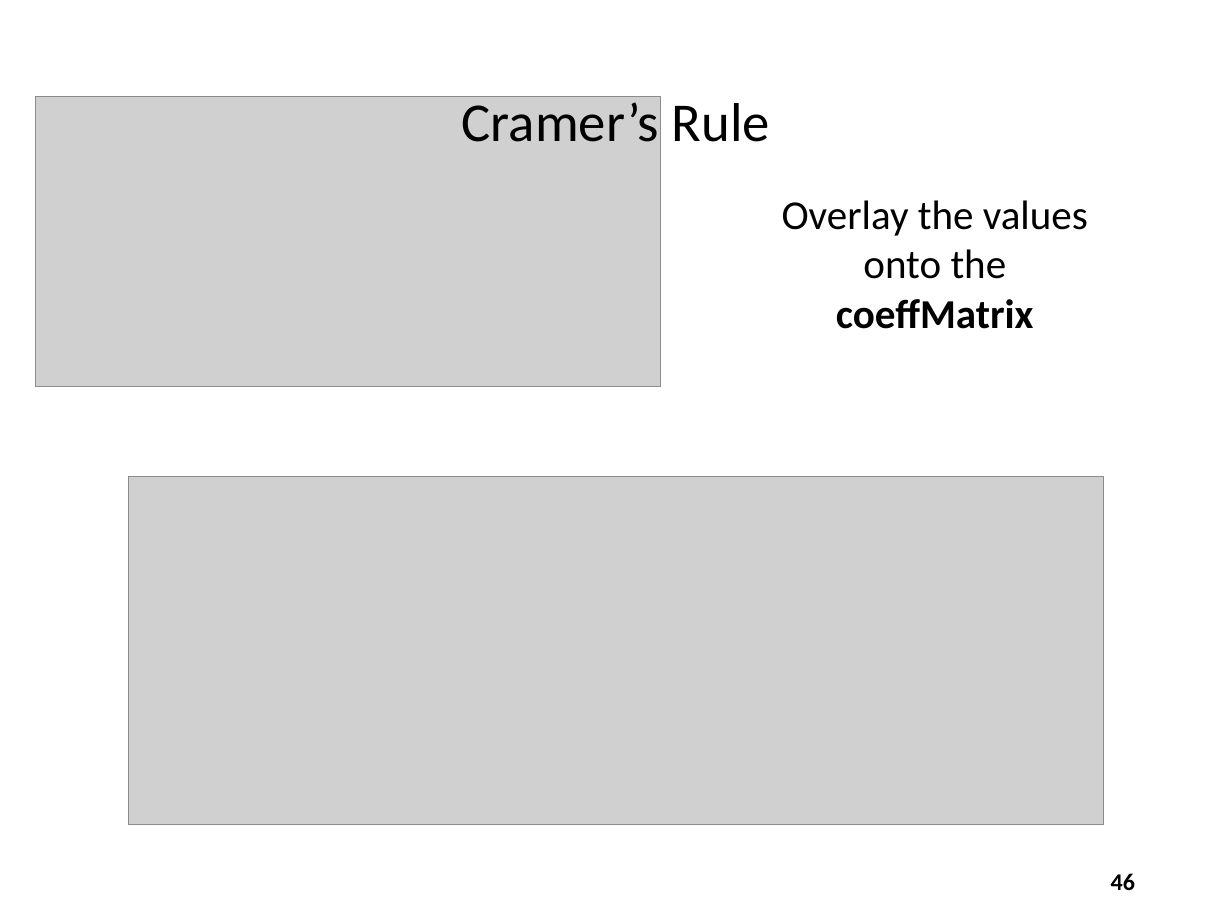
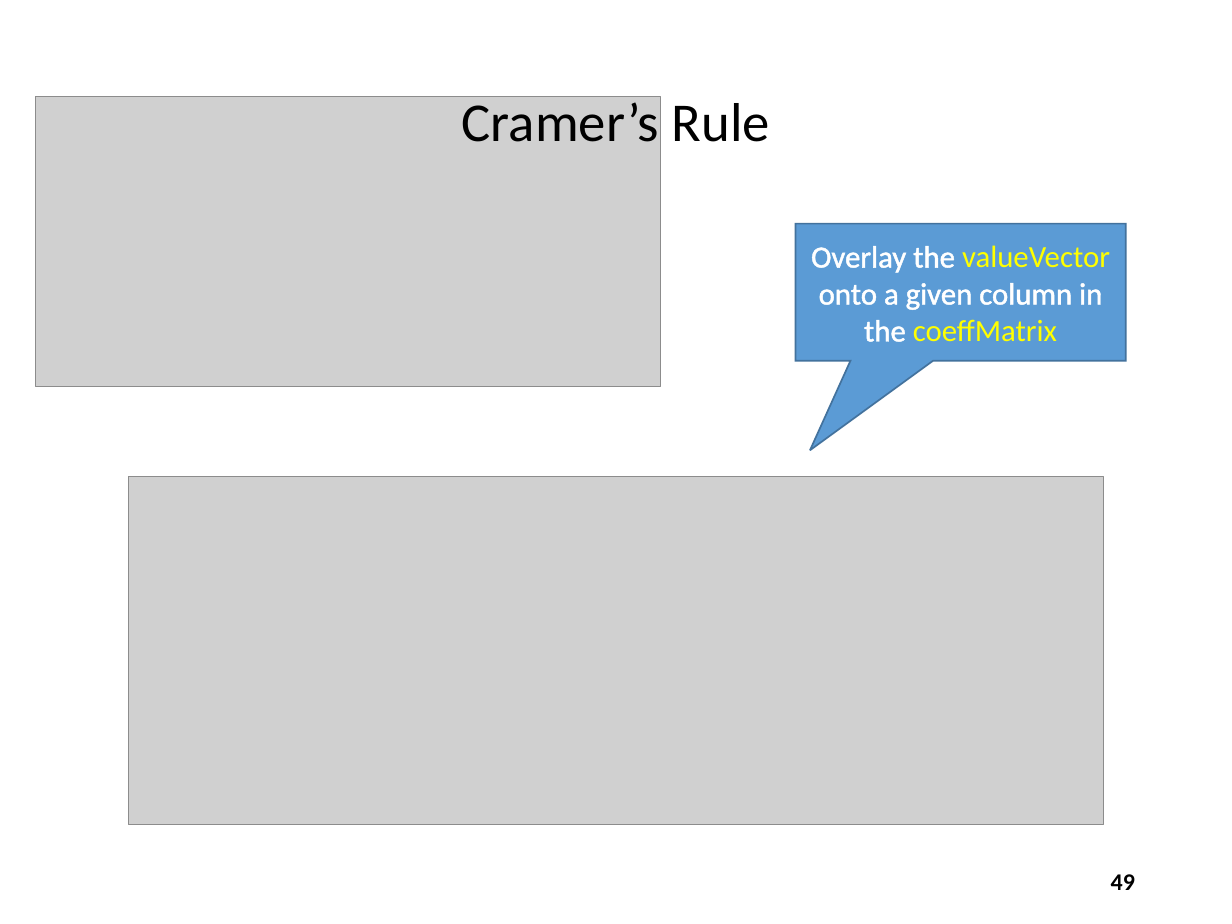
Before and after one commit to dbiersach/scicomp301-cpp-linux, a slide deck: slide 49 of session10/Session 10 - Matrix Algebra, Number Theory.pptx (slide 46 before the commit). Drawn at 1232x924 pixels with LibreOffice and Linux fonts; fonts in the diff are those of the drawing; grey boxes stand for pictures. Boxes give left, top, right and bottom in pixels: in the first picture for what was removed or moved away, otherwise in the second. Text is boxed around its words. In the diff, an @@ line names an element or a change of style, - is before the commit and + after.

```diff
--- a/session10/Session 10 - Matrix Algebra, Number Theory.pptx
+++ b/session10/Session 10 - Matrix Algebra, Number Theory.pptx
@@ speech box "Overlay the valueVector onto a ...": place and size @@
-speech box "Overlay the valueVector onto a ..." at (782, 200, 1088, 329)
+speech box "Overlay the valueVector onto a ..." at (796, 223, 1126, 360)
@@ speech box "Overlay the valueVector onto a ..." at (796, 223, 1126, 360): vertical alignment top to middle; fill none to #5B9BD5; outline none to #43739E 1 pt @@
@@ text in speech box at (811, 245, 1110, 342): text changed; size 24 to 18 pt; text colour #000000 to #FFFFFF @@
-Overlay the values onto the coeffMatrix
+Overlay the valueVector onto a given column in the coeffMatrix
@@ page number at (1111, 874, 1135, 890): text changed @@
-46
+49
```
Also in this commit, not shown: 16 other slides changed, 3 slides added, 1 other file.
